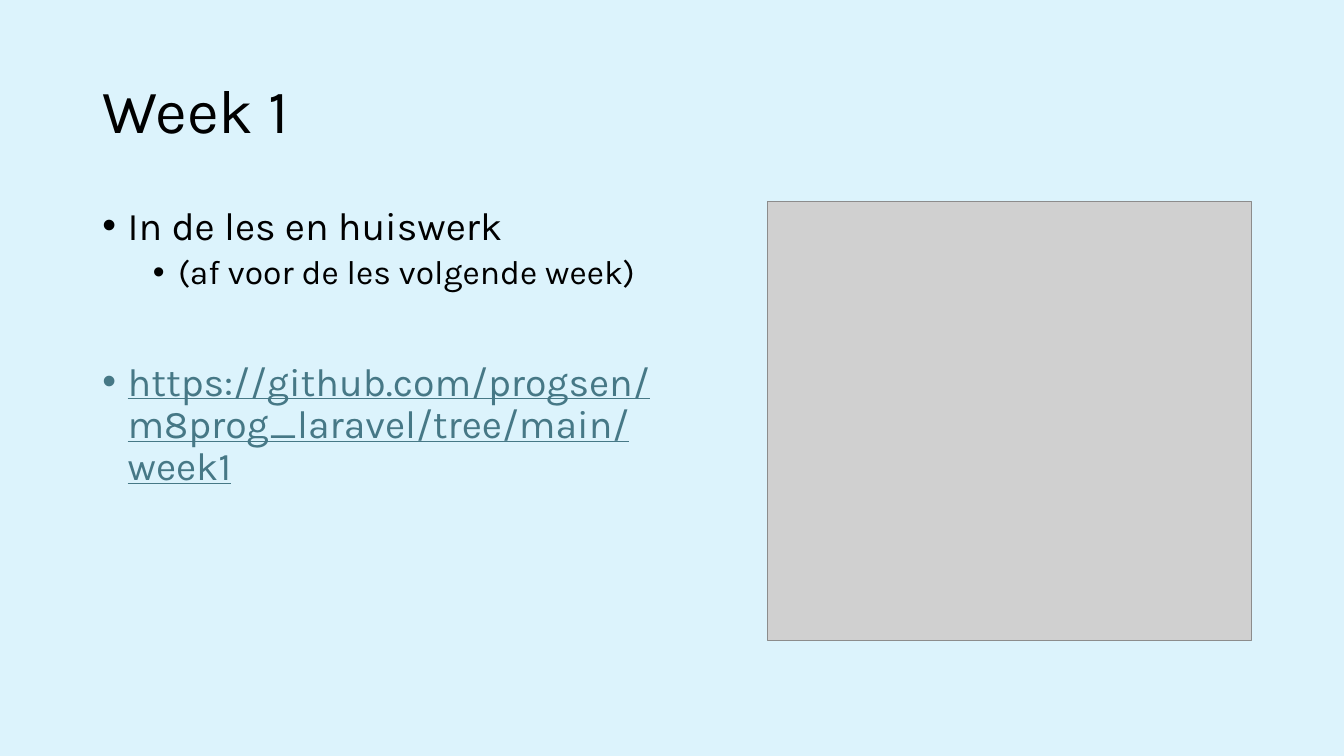
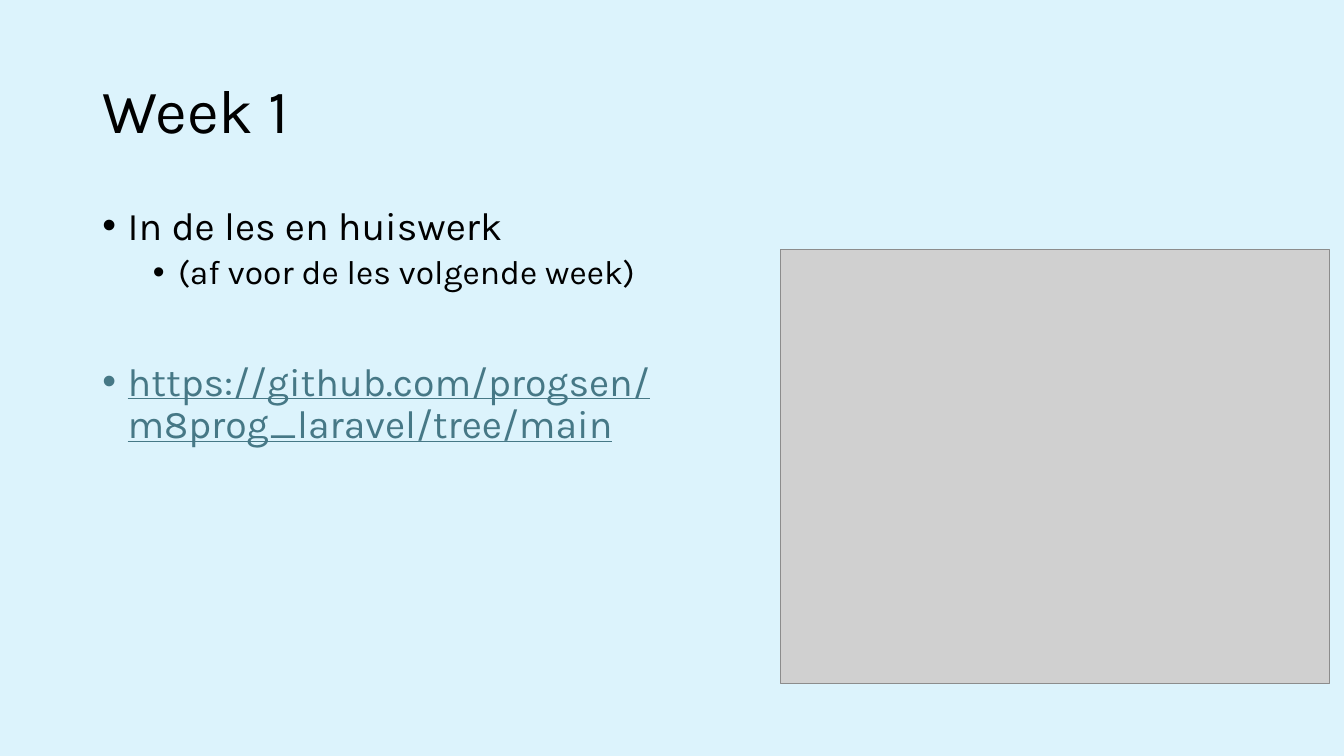
Before and after one commit to progsen/m8prog_laravel, a slide deck: slide 14 of week1 - Laravel Intro/M8Prog laravel 01 - Kickoff.pptx (slide 15 before the commit). Drawn at 1344x756 pixels with LibreOffice and Linux fonts; fonts in the diff are those of the drawing; grey boxes stand for pictures. Boxes give left, top, right and bottom in pixels: in the first picture for what was removed or moved away, otherwise in the second. Text is boxed around its words. In the diff, an @@ line names an element or a change of style, - is before the commit and + after.

```diff
--- a/week1 - Laravel Intro/M8Prog laravel 01 - Kickoff.pptx
+++ b/week1 - Laravel Intro/M8Prog laravel 01 - Kickoff.pptx
@@ picture: place and size @@
-picture at <box>767,202,1251,640</box>
+picture at <box>780,250,1330,685</box>
@@ text at <box>128,367,650,448</box>: text changed @@
-• https://github.com/progsen/m8prog_laravel/tree/main/week1
+• https://github.com/progsen/m8prog_laravel/tree/main
```
Also in this commit, not shown: 1 slide removed.
